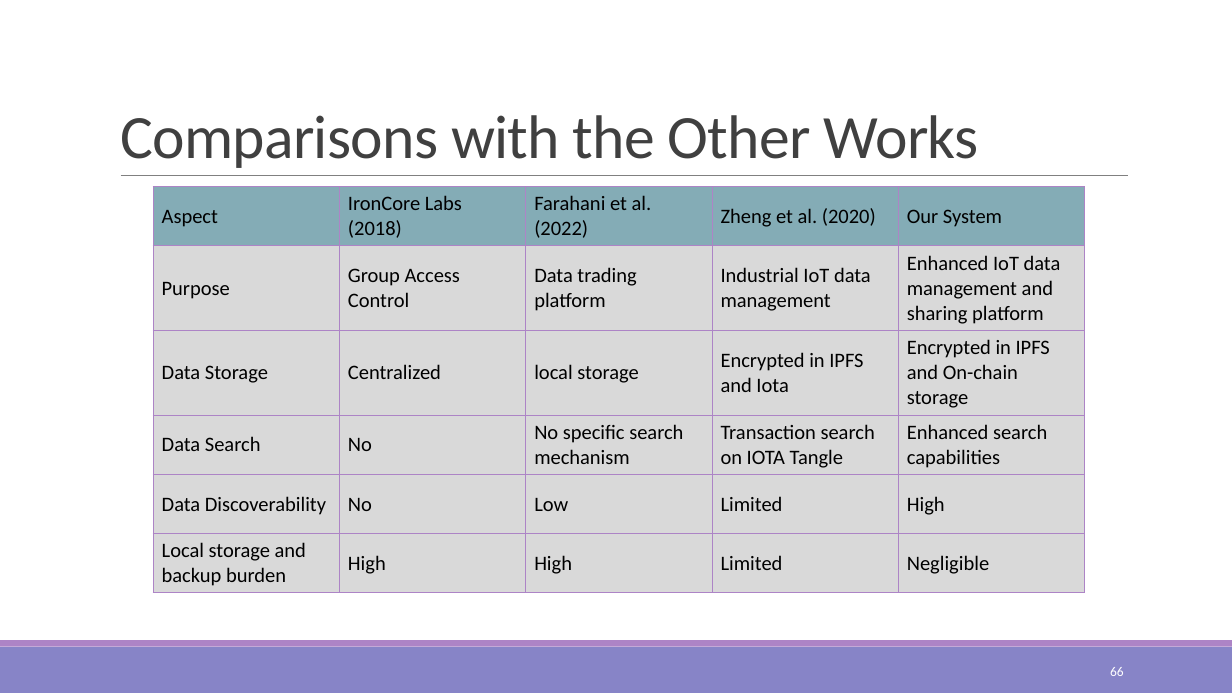
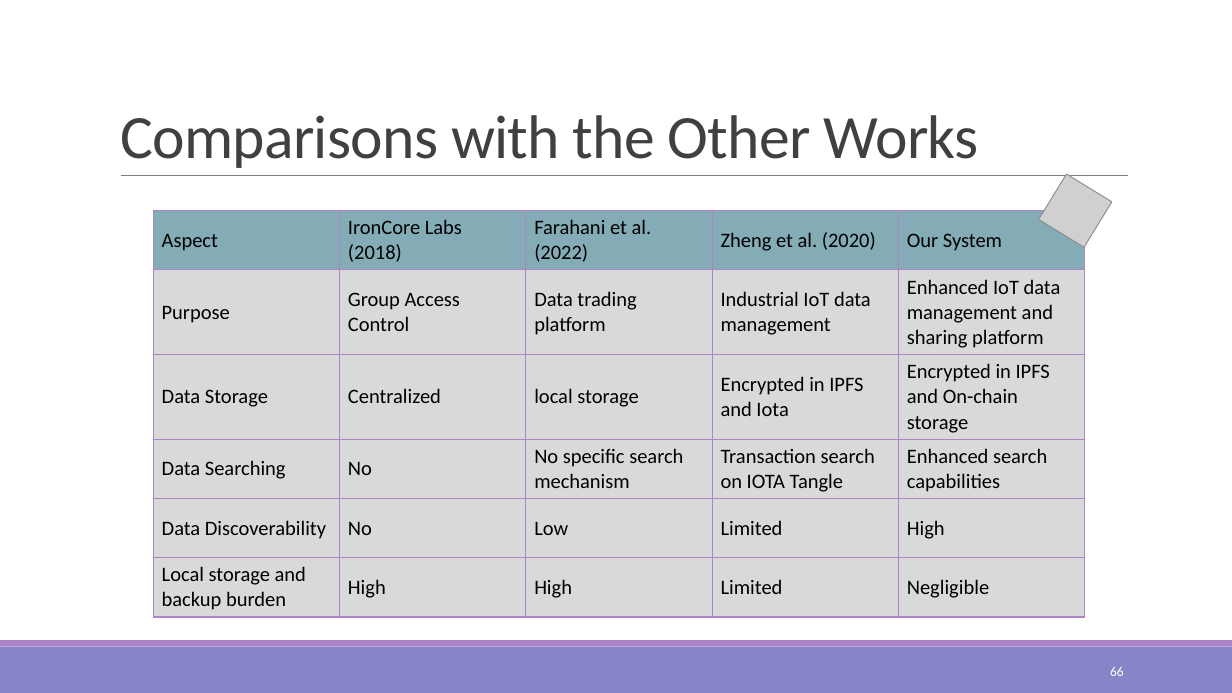
Before and after one commit to kuromasama/Paper, a slide deck: slide 66 of 澤洋 口試.pptx. Drawn at 1232x693 pixels with LibreOffice and Linux fonts; fonts in the diff are those of the drawing; grey boxes stand for pictures. Boxes give left, top, right and bottom in pixels: in the first picture for what was removed or moved away, otherwise in the second. Text is boxed around its words. In the diff, an @@ line names an element or a change of style, - is before the commit and + after.

```diff
--- a/澤洋 口試.pptx
+++ b/澤洋 口試.pptx
@@ picture added at box(1039, 174, 1113, 248) @@
@@ table at box(153, 211, 1087, 617) @@
-row 4, column 1: Data Search
+row 4, column 1: Data Searching
@@ table: place and size @@
-table at box(153, 187, 1087, 593)
+table at box(153, 211, 1087, 617)
```
Also in this commit, not shown: 1 other slide changed, 3 other files.
